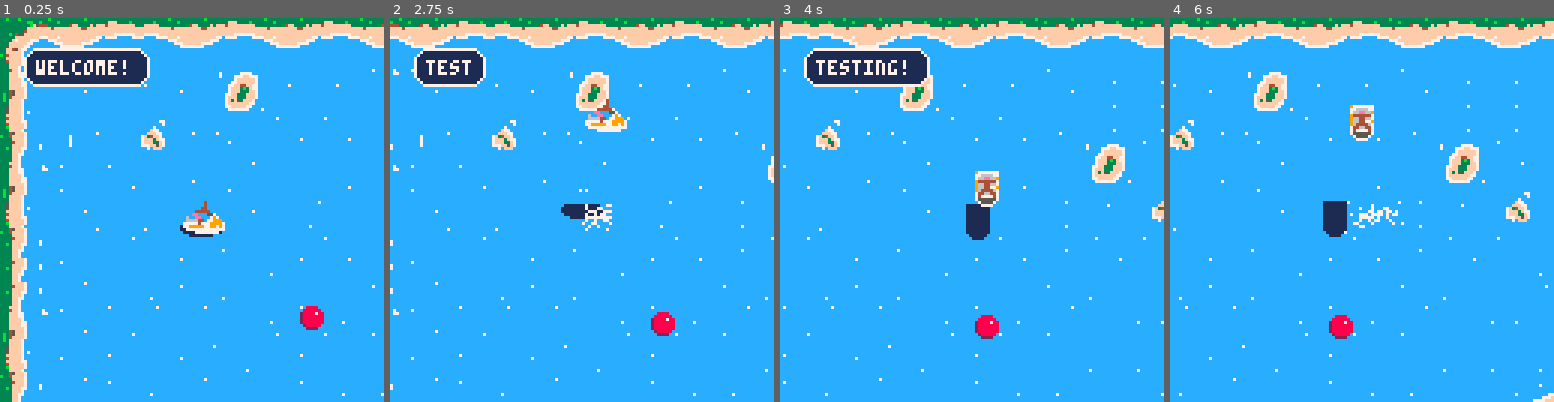
Above: before the commit, frames 1-4 (left to right).
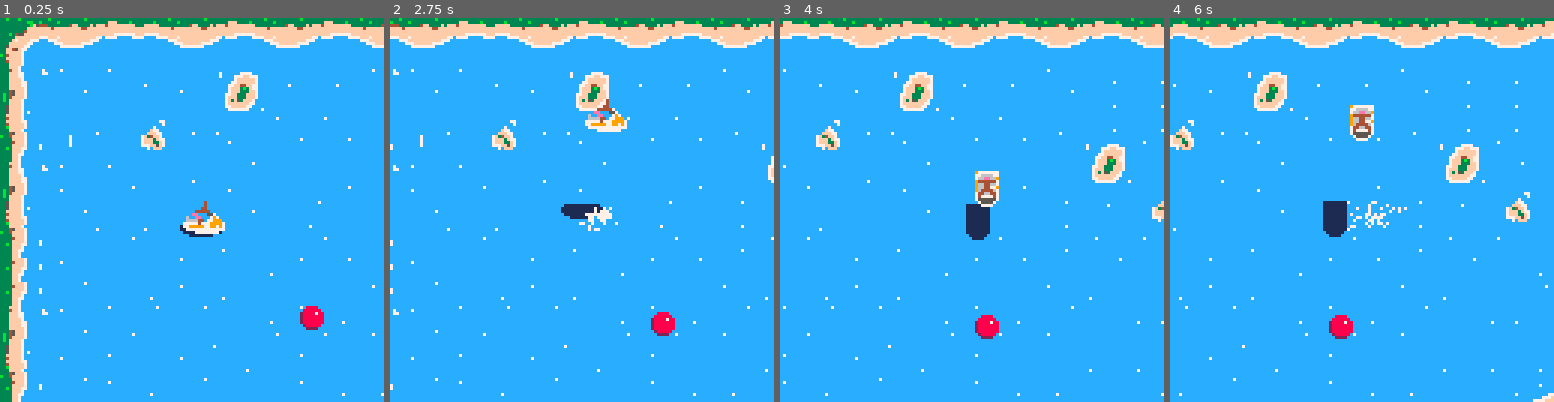
Above: after the commit, the same moments.

Repository: shieldyguy/jet-steeze-base
Game: PICO-8 cartridge jetski.p8
The game is run twice, just before and just after one commit, with the same random seed, the same clock (stepped at 60 frames per second) and the same inputs.
Inputs:
- Up to frame 1 (0.25 s): no input
- Up to frame 2 (2.75 s): tap X (X key) at 0.33, 1.07, 1.85 s; tap O (Z key) at 0.7, 1.7, 2.1, 2.5 s; hold Right 1.6-2.1 s; hold Up 2.15-2.42 s; hold Right from 2.47 s (still down)
- Up to frame 3 (4 s): tap O (Z key) at 2.9, 3.3, 3.7 s; tap X (X key) at 2.97 s; release Right at 3.03 s; hold Left 3.08-3.58 s; hold Down 3.63-3.97 s
- Up to frame 4 (6 s): hold Right 4.02-4.68 s; tap X (X key) at 4.08, 5.2 s; tap O (Z key) every 0.4 s from 4.1 to 5.7 s; hold Up 4.73-5.03 s; hold Left 5.08-5.68 s; hold Down from 5.73 s (still down)

The runs differ from the first frame. In frame 1, 3.2% of the frame differs, in the area x 6-40%, y 7-18%; in frame 2, 2.0%; in frame 3, 3.2%; in frame 4, 0.4%.

Commit message:
better dialogue voices

Diff:
--- a/dialogue_lib.p8
+++ b/dialogue_lib.p8
@@ -341,7 +341,7 @@
             local first_char = sub(first_line_text, 1, 1)
             self.display_lines_cache[#self.display_lines_cache] = first_char -- Display first character.
             self.typing_timer = 1
-            if first_char ~= " " then sfx(rnd({ current_entry.voice[1], current_entry.voice[2] }), 0) end
+            if first_char ~= " " then sfx(rnd({ current_entry.voice[1], current_entry.voice[2] })) end
             if first_char == "." then self.typing_timer = self.style.period_typing_delay_frames end
         elseif current_entry and #current_entry.text_lines > 0 then
             -- First line is empty, but other lines exist; try to advance to the next line.
@@ -391,7 +391,7 @@
                     self.style.sfx_typewriter_skip_count += 1
                     if self.style.sfx_typewriter_skip_count >= self.style.sfx_typewriter_skip then
                         self.style.sfx_typewriter_skip_count = 0
-                        sfx(rnd({ current_entry.voice[1], current_entry.voice[2] }), 0)
+                        sfx(rnd({ current_entry.voice[1], current_entry.voice[2] }))
                     end
                 end
                 if next_char == "." then
--- a/jetski.p8
+++ b/jetski.p8
@@ -5,7 +5,7 @@
 #include entities.p8
 
 debug = true
-pl = {
+steve = {
     x = 64,
     y = 64,
     dx = 0,
@@ -15,7 +15,8 @@
     g = 0.5, -- gravity
     jump_power = 6, -- initial jump velocity
     spd = 0.08, -- same speed as basics.p8
-    dir = 0
+    dir = 0,
+    jetski_sfx_id = 8
 }
 
 narrator = {
@@ -46,14 +47,14 @@
         triggered = false,
         event = function(self)
             self.triggered = true
-            dialogue:show("woah whachaoutna, red dot!", pl, nil, { 0, 1 })
+            dialogue:show("woah whachaoutna, red dot!", steve, nil, { 0, 1 })
             dialogue:show(
                 "wudup, steve!", self, function()
                     self.triggered = false
                     dialogue:show("red dot thought deeply to himself about the nature of his floaty biz. 'nbd', he concluded. 'i am a floaty dot.'", narrator)
                     dialogue:show("yo steve, i'm a floaty dot!", self, nil, { 2, 3 })
-                    dialogue:show("f'kn sick!", pl)
-                    dialogue:show("i mean, i noticed but yeah yknow, sick.", pl)
+                    dialogue:show("f'kn sick!", steve)
+                    dialogue:show("i mean, i noticed but yeah yknow, sick.", steve)
                 end, { 2, 3 }
             )
         end,
@@ -64,7 +65,7 @@
             self.y += sin(t()) * 0.5
         end,
         check_player_collision = function(self)
-            if (point_rect_collision(pl, self) and not self.triggered) then
+            if (point_rect_collision(steve, self) and not self.triggered) then
                 self:event()
             end
         end
@@ -89,7 +90,7 @@
     cam_y = 0
     track_spd = 0.1
     -- smooth camera tracking speed
-    ctrack = pl
+    ctrack = steve
 
     terrain = {
         forest = {
@@ -117,20 +118,18 @@
     -- initialize dialogue system
     dialogue:init()
 
+    -- start jetski sound
+    -- sfx(steve.jetski_sfx_id)
+
     -- add some test dialogue (can be removed in production)
-    --dtb_disp("hallo! \n i'm steve.", pl)
-    --dtb_disp("one line", pl)
-    dialogue:show("welcome!", narrator)
-    dialogue:show("t", narrator)
-    dialogue:show("te", narrator)
-    dialogue:show("test", narrator)
-    dialogue:show("testing!", narrator)
+    --dtb_disp("hallo! \n i'm steve.", steve)
+    --dtb_disp("one line", steve)
 end
 
 function _update()
     frame_count += 1
 
-    move_player(pl)
+    move_player(steve)
     trigger_splashes()
     get_terrain_collision()
     handle_entity_collisions()
@@ -157,17 +156,17 @@
     dialogue:draw()
     --draw_dialogue()
 
-    --draw_bubble(pl.x, pl.y, 5, 3, flip_dialogue)
-    --print("sCARNON", pl.x - 45, pl.y - 18, 7)
-    --print("CAHNTS?", pl.x - 45, pl.y - 12, 7)
-    --print(cam_x, pl.x+16, pl.y-10, 7)
-    --print(cam_y, pl.x+16, pl.y-4, 7)
-    --print(pl.x, pl.x+16, pl.y+2, 7)
-    --print(pl.y, pl.x+16, pl.y+8, 7)
-    --print(stat(1), pl.x + 16, pl.y + 8, 7)
-    --print(map_collision(pl, 0), pl.x + 16, pl.y + 8, 7)
-    --print(map_collision(pl, 1), pl.x + 16, pl.y + 15, 7)
-    --print(terrain.forest.collision, pl.x + 16, pl.y + 15, 7)
+    --draw_bubble(steve.x, steve.y, 5, 3, flip_dialogue)
+    --print("sCARNON", steve.x - 45, steve.y - 18, 7)
+    --print("CAHNTS?", steve.x - 45, steve.y - 12, 7)
+    --print(cam_x, steve.x+16, steve.y-10, 7)
+    --print(cam_y, steve.x+16, steve.y-4, 7)
+    --print(steve.x, steve.x+16, steve.y+2, 7)
+    --print(steve.y, steve.x+16, steve.y+8, 7)
+    --print(stat(1), steve.x + 16, steve.y + 8, 7)
+    --print(map_collision(steve, 0), steve.x + 16, steve.y + 8, 7)
+    --print(map_collision(steve, 1), steve.x + 16, steve.y + 15, 7)
+    --print(terrain.forest.collision, steve.x + 16, steve.y + 15, 7)
 end
 
 function update_camera()
@@ -205,38 +204,42 @@
         col = terrain.beach.particle_color
     end
 
-    local speed = (max(abs(pl.dx), abs(pl.dy)) * 0.3)
+    local speed = (steve.dx * steve.dx + steve.dy * steve.dy) * 0.1
+
     local splash_threshold = 0.05
-    if (pl.z == 0) then
-        if (pl.dir == dir_map.n or pl.dir == dir_map.s) then
+    if (steve.z == 0) then
+        if (steve.dir == dir_map.n or steve.dir == dir_map.s) then
             if (speed > splash_threshold) then
-                make_splash(pl.x, pl.y + 2, -speed, pl.dy, speed, col)
-                make_splash(pl.x, pl.y + 6, -speed, pl.dy, speed, col)
-                make_splash(pl.x + 8, pl.y + 2, speed, pl.dy, speed, col)
-                make_splash(pl.x + 8, pl.y + 6, speed, pl.dy, speed, col)
+                make_splash(steve.x, steve.y + 2, -speed, steve.dy, speed, col)
+                make_splash(steve.x, steve.y + 6, -speed, steve.dy, speed, col)
+                make_splash(steve.x + 8, steve.y + 2, speed, steve.dy, speed, col)
+                make_splash(steve.x + 8, steve.y + 6, speed, steve.dy, speed, col)
             end
-        elseif (pl.dir == dir_map.e or pl.dir == dir_map.w) then
+        elseif (steve.dir == dir_map.e or steve.dir == dir_map.w) then
             if (speed > splash_threshold) then
-                make_splash(pl.x + 2, pl.y + 7, pl.dx * 0.5, 0.3, speed, col)
-                make_splash(pl.x + 4, pl.y + 7, pl.dx * 0.5, 0.3, speed, col)
-                make_splash(pl.x + 6, pl.y + 7, pl.dx * 0.5, 0.3, speed, col)
+                make_splash(steve.x + 2, steve.y + 7, steve.dx * 0.5, 0.3, speed, col)
+                make_splash(steve.x + 4, steve.y + 7, steve.dx * 0.5, 0.3, speed, col)
+                make_splash(steve.x + 6, steve.y + 7, steve.dx * 0.5, 0.3, speed, col)
             end
-        elseif (pl.dir == dir_map.ne or pl.dir == dir_map.sw) then
+        elseif (steve.dir == dir_map.ne or steve.dir == dir_map.sw) then
             if (speed > splash_threshold) then
-                make_splash(pl.x + 2, pl.y + 6, -speed, 0.3, speed, col)
-                make_splash(pl.x + 6, pl.y + 2, -speed, 0.3, speed, col)
-                make_splash(pl.x + 4, pl.y + 8, speed, 0.3, speed, col)
-                make_splash(pl.x + 8, pl.y + 4, speed, 0.3, speed, col)
+                make_splash(steve.x + 2, steve.y + 6, -speed, 0.3, speed, col)
+                make_splash(steve.x + 6, steve.y + 2, -speed, 0.3, speed, col)
+                make_splash(steve.x + 4, steve.y + 8, speed, 0.3, speed, col)
+                make_splash(steve.x + 8, steve.y + 4, speed, 0.3, speed, col)
             end
-        elseif (pl.dir == dir_map.nw or pl.dir == dir_map.se) then
+        elseif (steve.dir == dir_map.nw or steve.dir == dir_map.se) then
             if (speed > splash_threshold) then
-                make_splash(pl.x + 1, pl.y + 4, -speed, 0.3, speed, col)
-                make_splash(pl.x + 5, pl.y + 8, -speed, 0.3, speed, col)
-                make_splash(pl.x + 4, pl.y + 2, speed, 0.3, speed, col)
-                make_splash(pl.x + 8, pl.y + 6, speed, 0.3, speed, col)
+                make_splash(steve.x + 1, steve.y + 4, -speed, 0.3, speed, col)
+                make_splash(steve.x + 5, steve.y + 8, -speed, 0.3, speed, col)
+                make_splash(steve.x + 4, steve.y + 2, speed, 0.3, speed, col)
+                make_splash(steve.x + 8, steve.y + 6, speed, 0.3, speed, col)
             end
         end
     end
+
+    -- update jetski sound
+    --set_sfx_loop(steve.jetski_sfx_id, 0, max(2, 18 - (speed * 16)))
 end
 
 -->8
@@ -280,12 +283,12 @@
 --player
 
 function draw_player_shadow()
-    spr(sprite_index + 32, pl.x - 5 - (pl.z / 4), pl.y - 3, 2, 2, flip_x)
+    spr(sprite_index + 32, steve.x - 5 - (steve.z / 4), steve.y - 3, 2, 2, flip_x)
 end
 
 function draw_player()
     -- draw player at height z
-    spr(sprite_index, pl.x - 4, pl.y - 4 - pl.z, 2, 2, flip_x)
+    spr(sprite_index, steve.x - 4, steve.y - 4 - steve.z, 2, 2, flip_x)
 end
 
 function map_collision(obj, flag)
@@ -295,7 +298,7 @@
 
 function get_terrain_collision()
     for name, t in pairs(terrain) do
-        if map_collision(pl, t.flag) then
+        if map_collision(steve, t.flag) then
             t.collision = true
         else
             t.collision = false
@@ -344,12 +347,18 @@
         return -- no input
     end
 
-    pl.dir = dir_map[dir_key]
-    sprite_index = abs(pl.dir)
-    flip_x = pl.dir < 0
-    if (pl.dir == -1) then
+    steve.dir = dir_map[dir_key]
+    sprite_index = abs(steve.dir)
+    flip_x = steve.dir < 0
+    if (steve.dir == -1) then
         sprite_index = 0
     end
+end
+
+function set_sfx_loop(sfx_id, loop_start, loop_end)
+    local base = 0x3200 + sfx_id * 68
+    poke(base + 66, loop_start)
+    poke(base + 67, loop_end)
 end
 
 function move_player(p)
Not shown, changed: the sound effects (__sfx__) section of jetski.p8
